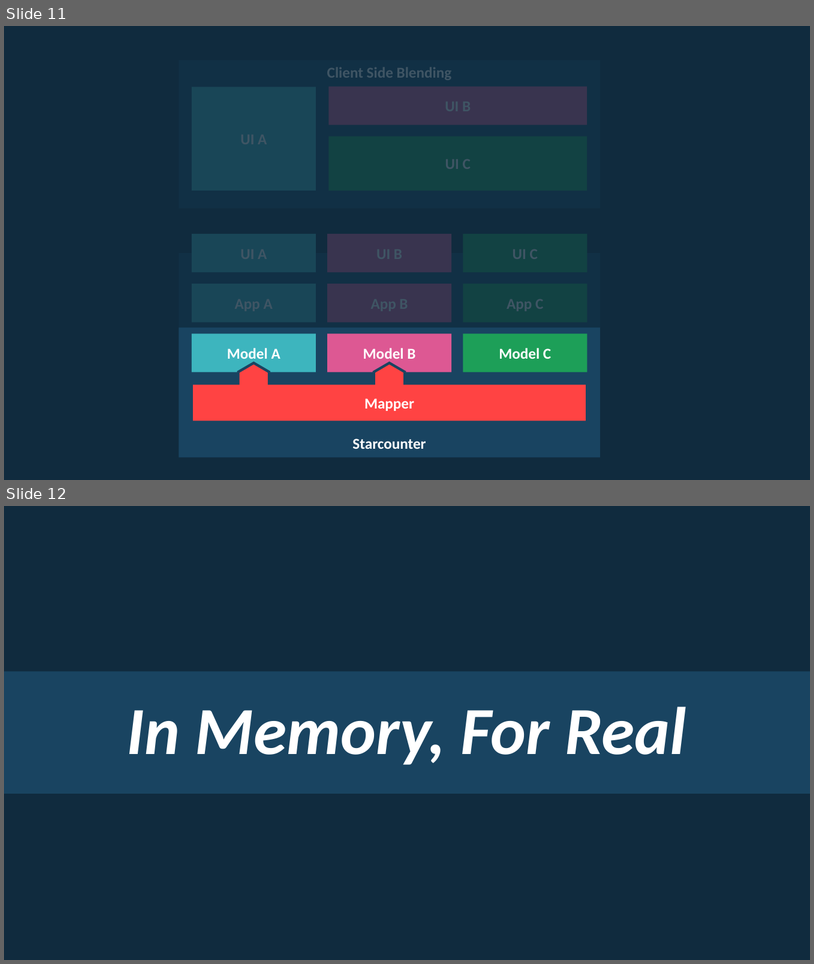
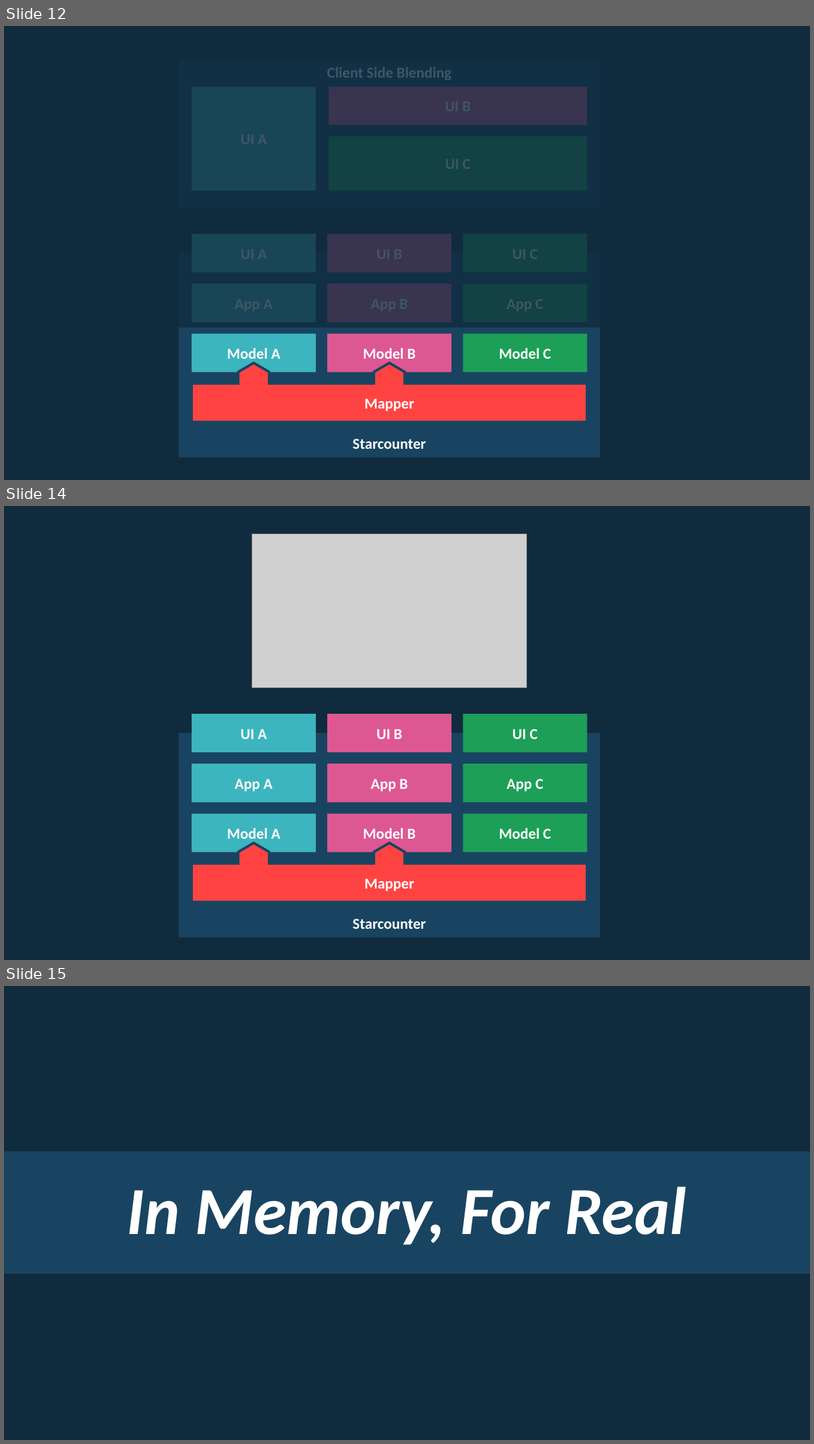
Before and after one commit to rogeralsing/Presentations, a slide deck: Starcounter/usa.pptx. Shown one above the other, each under a label of ours: slides 11 and 12 before the commit, slides 12, 14 and 15 after it; the slides between them are not shown. The pictures are 814x964 and 814x1444 pixels, drawn with LibreOffice and Linux fonts; fonts in the diff are those of the drawing; grey boxes stand for pictures. Boxes give left, top, right and bottom in pixels: in the first picture for what was removed or moved away, otherwise in the second. Text is boxed around its words. In the diff, an @@ line names an element or a change of style, - is before the commit and + after.

```diff
--- a/Starcounter/usa.pptx
+++ b/Starcounter/usa.pptx
@@ slide 14 added at [4,506,810,960], background #102B3E @@
@@ picture added at [252,534,527,687] @@
@@ rounded rectangle added at [192,714,315,752], fill #3DB5BE, 18 pt, text #FFFFFF, bold @@
+UI A
@@ rounded rectangle added at [327,714,452,752], fill #DD5893, 18 pt, text #FFFFFF, bold @@
+UI B
@@ rounded rectangle added at [463,714,587,752], fill #1D9F58, 18 pt, text #FFFFFF, bold @@
+UI C
@@ rectangle added at [179,733,600,937], fill #194461, 18 pt, text #FFFFFF, bold @@
+Starcounter
@@ rounded rectangle added at [192,764,315,802], fill #3DB5BE, 18 pt, text #FFFFFF, bold @@
+App A
@@ rounded rectangle added at [327,764,452,802], fill #DD5893, 18 pt, text #FFFFFF, bold @@
+App B
@@ rounded rectangle added at [463,764,587,802], fill #1D9F58, 18 pt, text #FFFFFF, bold @@
+App C
@@ rounded rectangle added at [192,813,315,852], fill #3DB5BE, 18 pt, text #FFFFFF, bold @@
+Model A
@@ rounded rectangle added at [327,813,452,852], fill #DD5893, 18 pt, text #FFFFFF, bold @@
+Model B
@@ rounded rectangle added at [463,813,587,852], fill #1D9F58, 18 pt, text #FFFFFF, bold @@
+Model C
@@ freeform shape added at [192,843,587,902], fill #FF4343, outline #194461 3 pt, 18 pt, text #FFFFFF, bold @@
+Mapper
@@ freeform shape added at [238,852,238,852], fill #FF4343 @@
@@ freeform shape added at [270,852,270,852], fill #FF4343 @@
@@ freeform shape added at [374,852,374,852], fill #FF4343 @@
@@ freeform shape added at [405,852,405,852], fill #FF4343 @@
@@ what was slide 11 is now slide 12 @@
@@ what was slide 12 is now slide 15 @@
```
Also in this commit, not shown: 2 slides changed, 5 other slides added, 1 slide removed.
